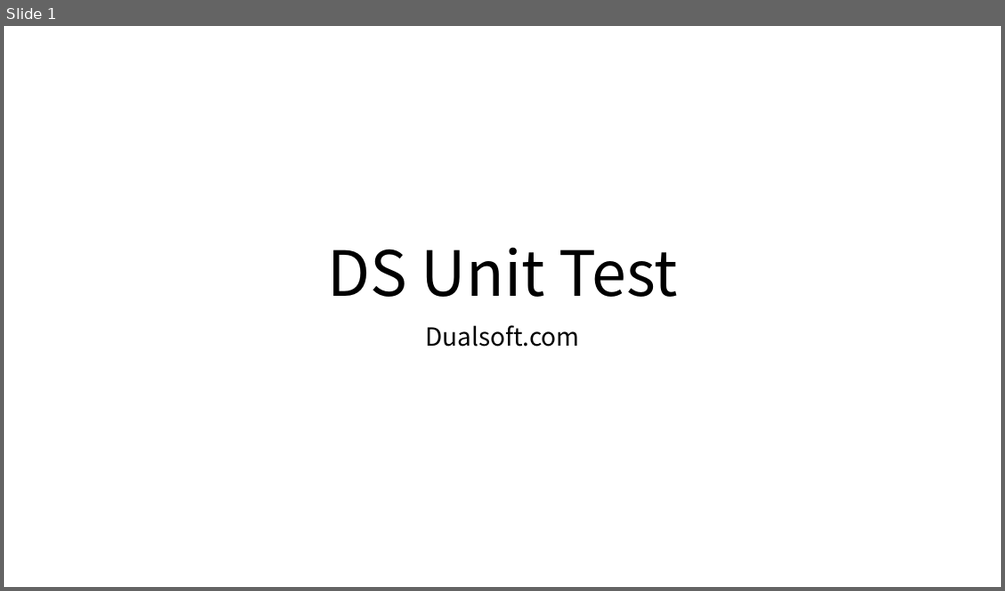
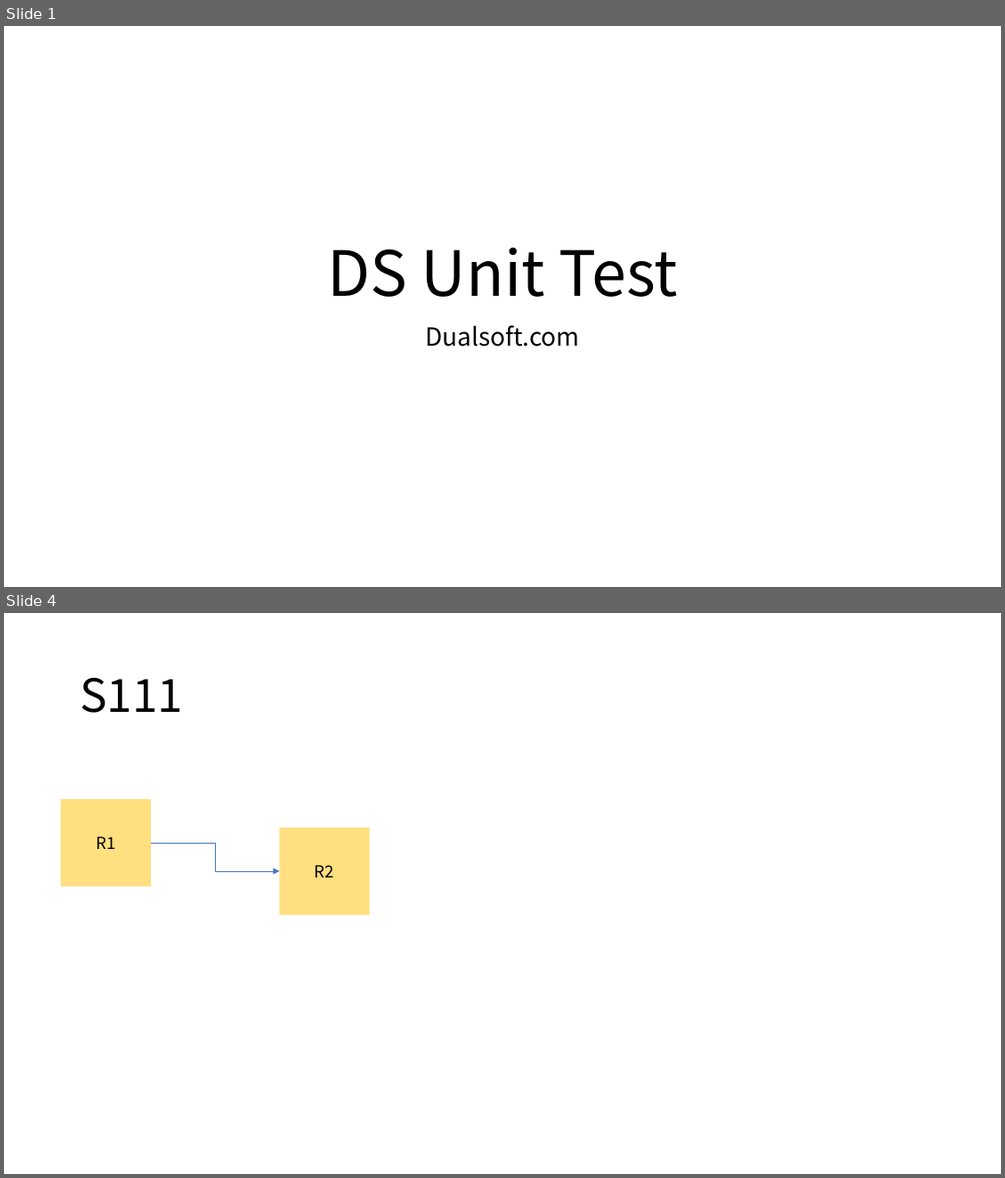
Before and after one commit to DualsoftDev/ds, a slide deck: DsDotNet/src/UnitTest/UnitTest.Model/ImportOfficeExample/Sample/s.pptx. Shown one above the other, each under a label of ours: slide 1 before the commit, slides 1 and 4 after it; the slides between them are not shown. The pictures are 1005x591 and 1005x1178 pixels, drawn with LibreOffice and Linux fonts; fonts in the diff are those of the drawing. Boxes give left, top, right and bottom in pixels: in the first picture for what was removed or moved away, otherwise in the second. Text is boxed around its words. In the diff, an @@ line names an element or a change of style, - is before the commit and + after.

```diff
--- a/DsDotNet/src/UnitTest/UnitTest.Model/ImportOfficeExample/Sample/s.pptx
+++ b/DsDotNet/src/UnitTest/UnitTest.Model/ImportOfficeExample/Sample/s.pptx
@@ slide 4 added at (x1=4, y1=613, x2=1001, y2=1174), background #FFFFFF @@
@@ title added at (x1=80, y1=677, x2=183, y2=713), 44 pt, text #000000 @@
+S111
@@ rectangle added at (x1=61, y1=799, x2=152, y2=887), fill #FFC000 at 50% opacity, 16 pt, text #000000 @@
+R1
@@ elbow arrow added from (151, 843) to (279, 871), #4472C4 0.5 pt @@
@@ rectangle added at (x1=279, y1=827, x2=370, y2=915), fill #FFC000 at 50% opacity, 16 pt, text #000000 @@
+R2
```
Also in this commit, not shown: 1 slide changed, 5 other files.
